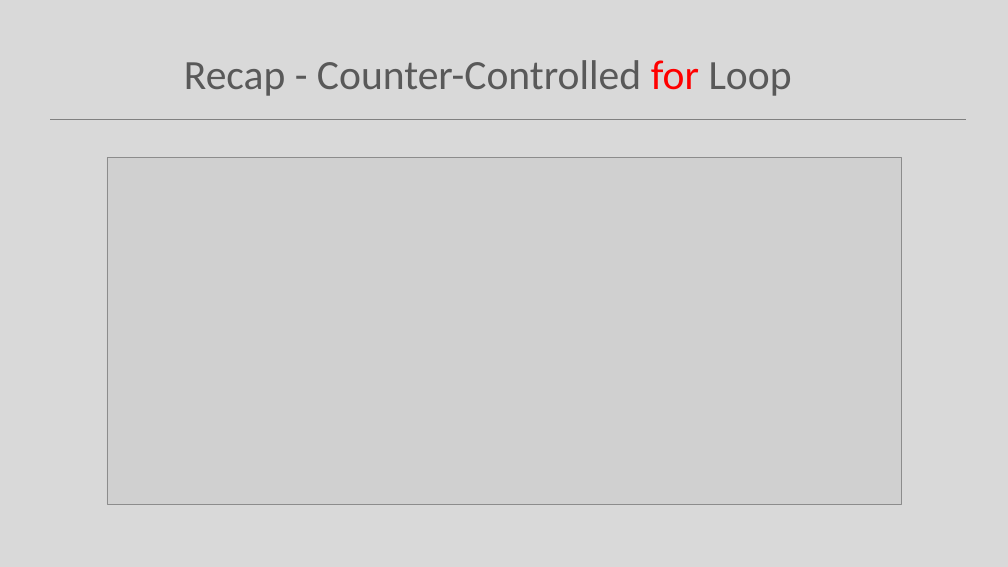
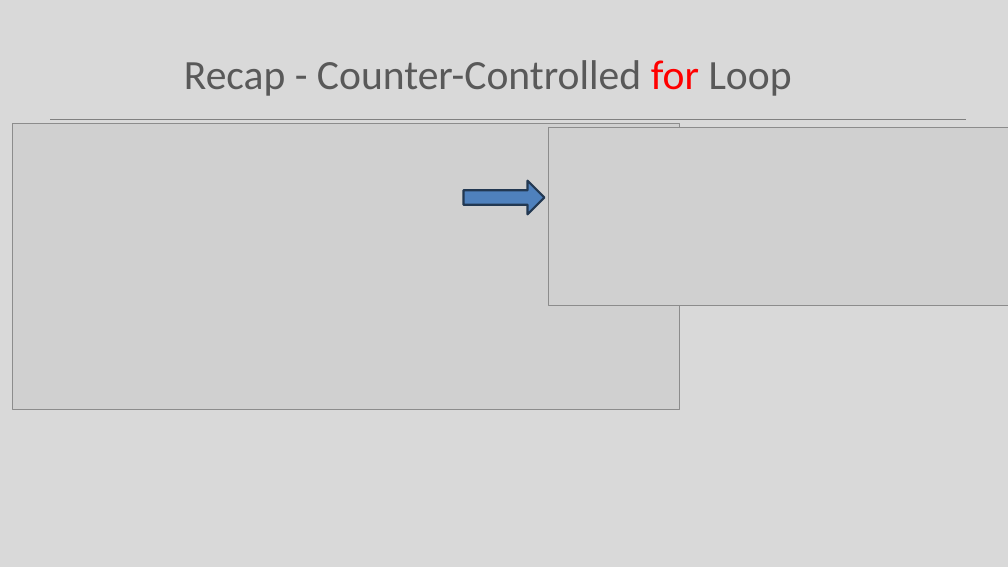
Before and after one commit to Programming-Fundamentals-SETU/prog-fund-1-sept-25, a slide deck: slide 5 of topic09-menus-and-persistence/unit-1/talk-1-loop-recap/a-loops.pptx. Drawn at 1008x567 pixels with LibreOffice and Linux fonts; fonts in the diff are those of the drawing; grey boxes stand for pictures. Boxes give left, top, right and bottom in pixels: in the first picture for what was removed or moved away, otherwise in the second. Text is boxed around its words. In the diff, an @@ line names an element or a change of style, - is before the commit and + after.

```diff
--- a/topic09-menus-and-persistence/unit-1/talk-1-loop-recap/a-loops.pptx
+++ b/topic09-menus-and-persistence/unit-1/talk-1-loop-recap/a-loops.pptx
@@ picture added at (x1=13, y1=123, x2=680, y2=410) @@
@@ picture added at (x1=548, y1=127, x2=1008, y2=306) @@
@@ picture removed at (x1=107, y1=157, x2=901, y2=504) @@
@@ right arrow added at (x1=464, y1=181, x2=544, y2=215), fill #4F81BD, outline #233953 2 pt @@
```
Also in this commit, not shown: 5 other slides changed, 17 other files.
